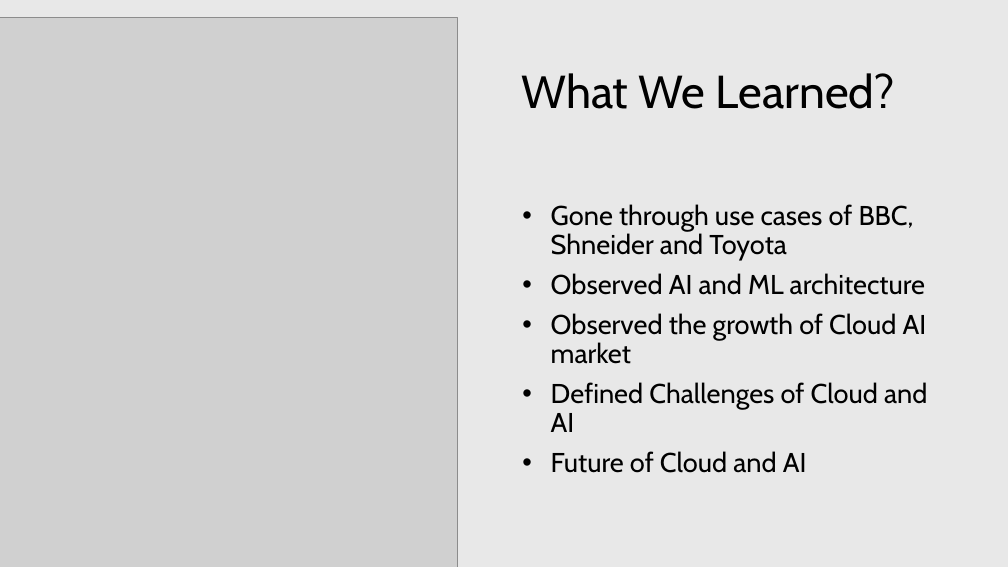
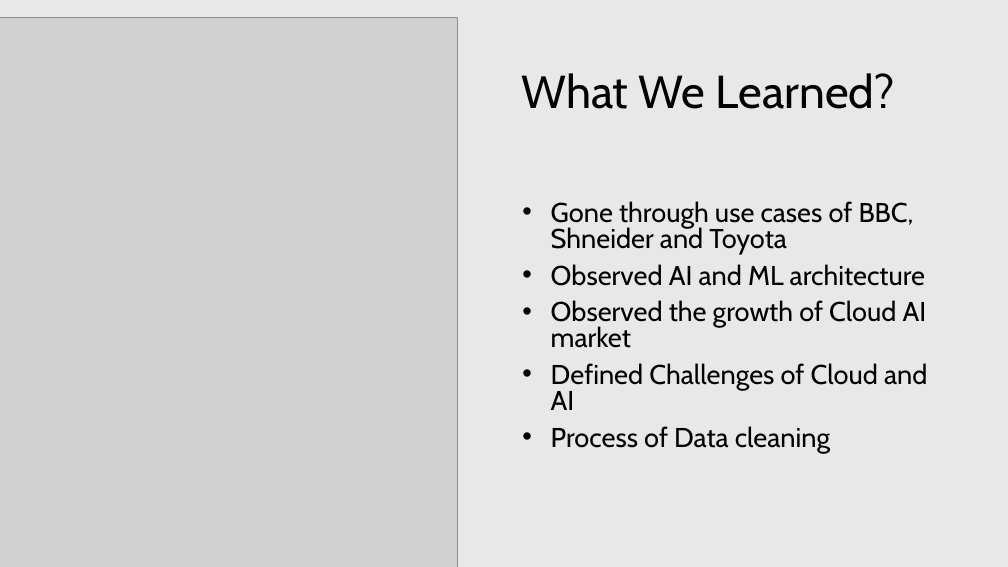
Before and after one commit to Elikariuki/CST8912-Group2_013, a slide deck: slide 8 of 2ndPresentation_group2_CST_8912.pptx (slide 9 before the commit). Drawn at 1008x567 pixels with LibreOffice and Linux fonts; fonts in the diff are those of the drawing; grey boxes stand for pictures. Boxes give left, top, right and bottom in pixels: in the first picture for what was removed or moved away, otherwise in the second. Text is boxed around its words. In the diff, an @@ line names an element or a change of style, - is before the commit and + after.

```diff
--- a/2ndPresentation_group2_CST_8912.pptx
+++ b/2ndPresentation_group2_CST_8912.pptx
@@ text at [551,201,927,410]: line spacing 0.9 to 0.8 @@
@@ text at [551,426,830,453]: text changed @@
-• Future of Cloud and AI
+• Process of Data cleaning
```
Also in this commit, not shown: 4 other slides changed, 1 slide removed, 1 other file.
